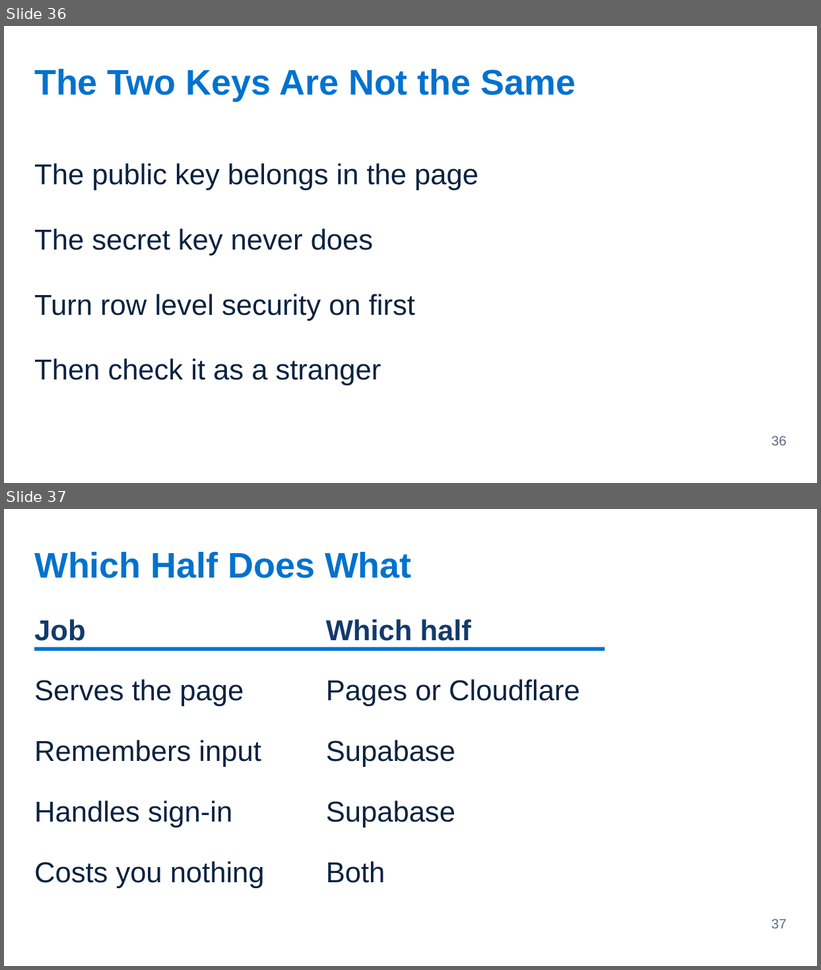
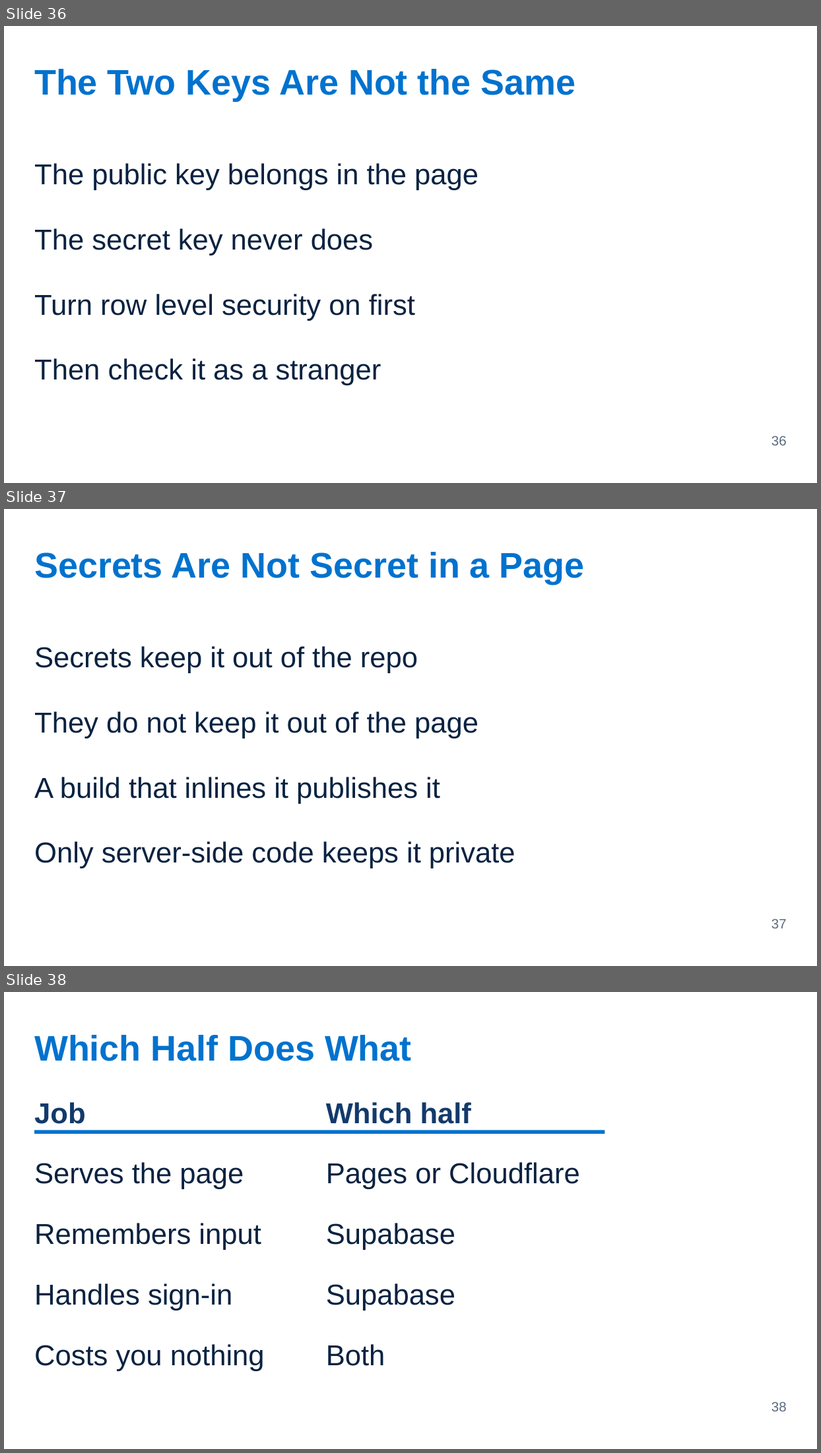
Before and after one commit to Victor-Palacios/SLaiDES, a slide deck: examples/pptx/immersion-2-3-making-it-demoable.pptx. Shown one above the other, each under a label of ours: slides 36 and 37 before the commit, slides 36, 37 and 38 after it. The pictures are 821x970 and 821x1453 pixels, drawn with LibreOffice and Linux fonts; fonts in the diff are those of the drawing. Boxes give left, top, right and bottom in pixels: in the first picture for what was removed or moved away, otherwise in the second. Text is boxed around its words. In the diff, an @@ line names an element or a change of style, - is before the commit and + after.

```diff
--- a/examples/pptx/immersion-2-3-making-it-demoable.pptx
+++ b/examples/pptx/immersion-2-3-making-it-demoable.pptx
@@ slide 37 added at bbox=[4, 509, 817, 966], background #FFFFFF @@
@@ text added at bbox=[34, 552, 585, 584], 42 pt, text #0072CE, bold @@
+Secrets Are Not Secret in a Page
@@ text added at bbox=[34, 646, 418, 673], 34 pt, text #0A2240 @@
+Secrets keep it out of the repo
@@ text added at bbox=[34, 712, 479, 739], 34 pt, text #0A2240 @@
+They do not keep it out of the page
@@ text added at bbox=[34, 777, 440, 804], 34 pt, text #0A2240 @@
+A build that inlines it publishes it
@@ text added at bbox=[34, 842, 516, 869], 34 pt, text #0A2240 @@
+Only server-side code keeps it private
@@ page number added at bbox=[772, 919, 787, 929], 16 pt, text #5B6B82 @@
+37
@@ what was slide 37 is now slide 38 @@
@@ page number at bbox=[772, 1402, 787, 1412]: text changed @@
-37
+38
```
Also in this commit, not shown: 8 other files.
